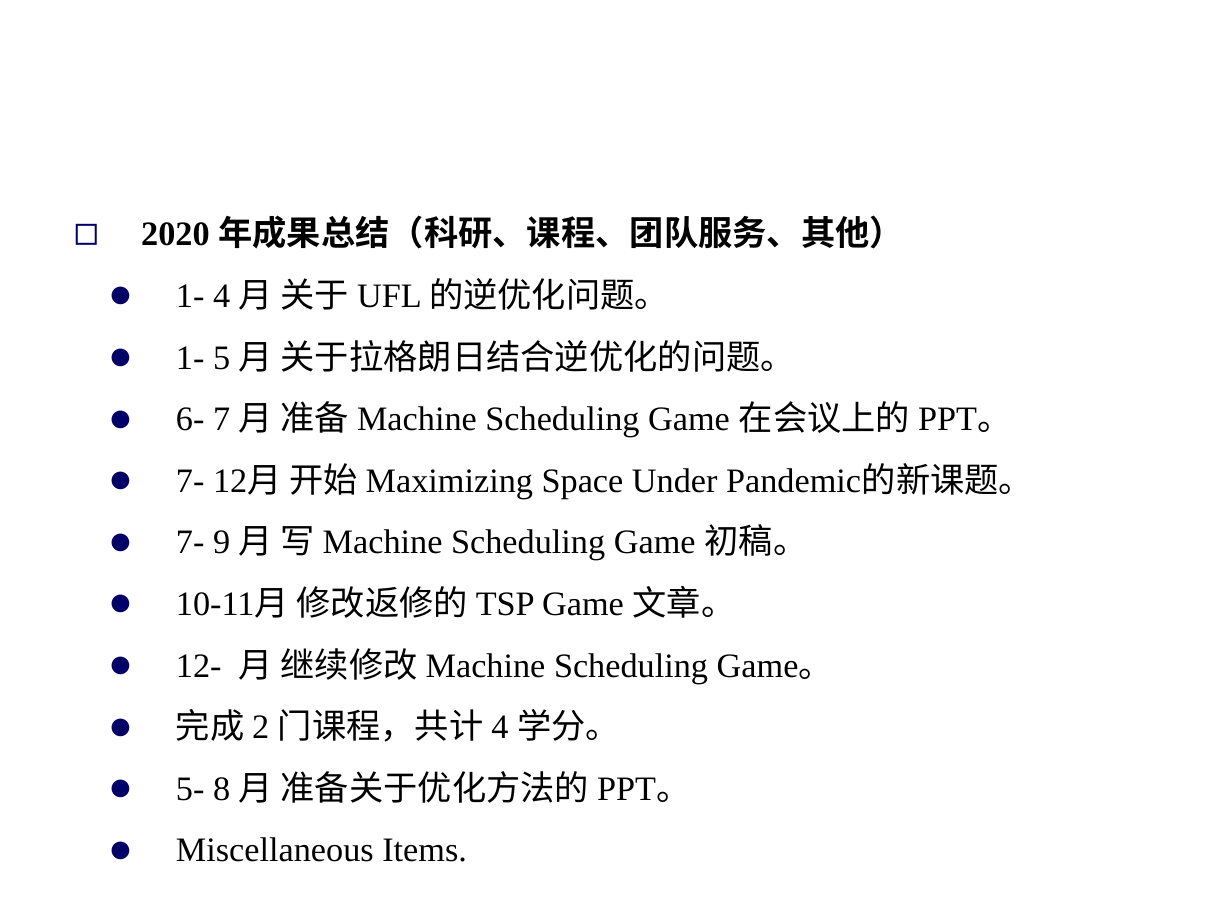
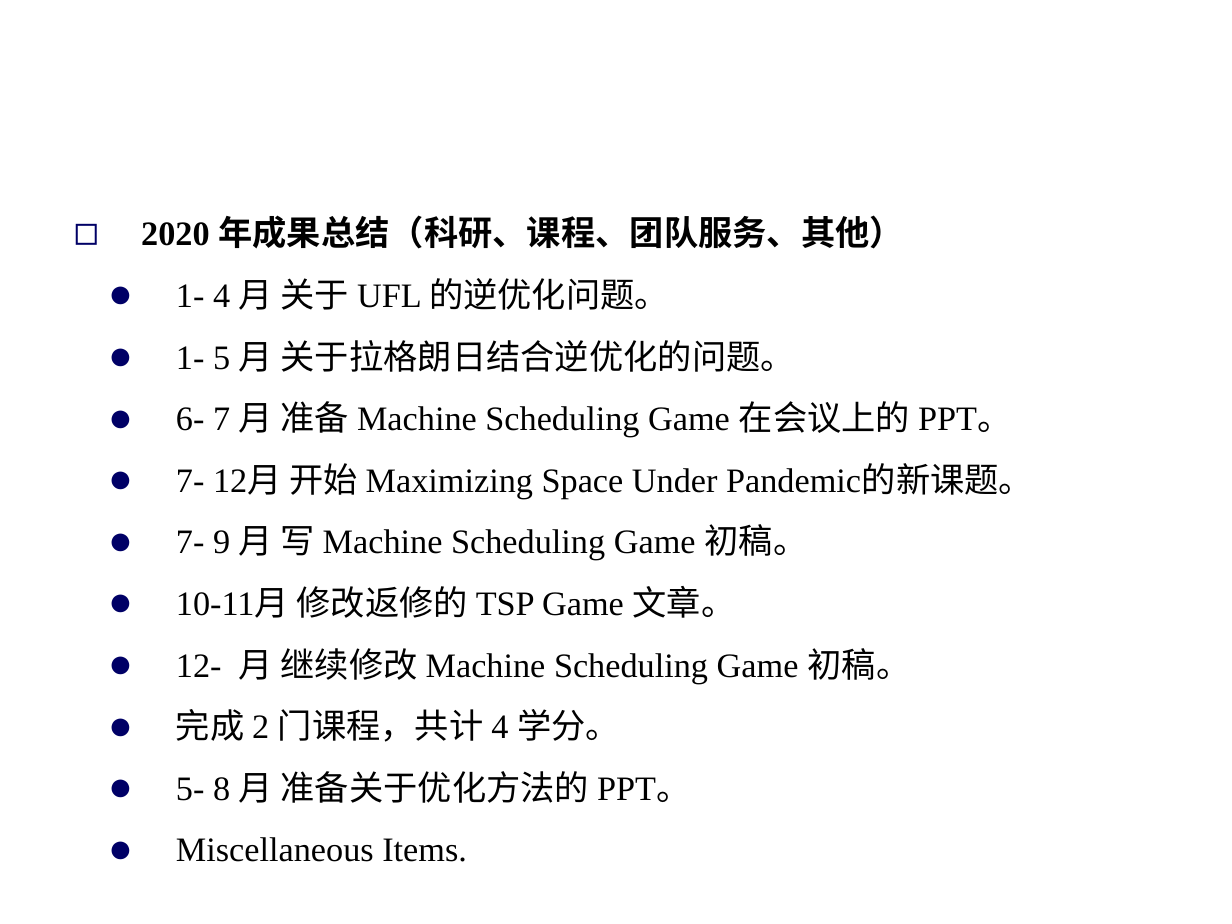
Before and after one commit to Dis-count/Writing, a slide deck: slide 2 of 2020年度总结lzk.ppt. Drawn at 1232x924 pixels with LibreOffice and Linux fonts; fonts in the diff are those of the drawing; background and template pictures are left out. Boxes give left, top, right and bottom in pixels: in the first picture for what was removed or moved away, otherwise in the second. Text is boxed around its words. In the diff, an @@ line names an element or a change of style, - is before the commit and + after.

```diff
--- a/2020年度总结lzk.ppt
+++ b/2020年度总结lzk.ppt
@@ text at [176, 648, 910, 684]: text changed @@
-  ● 12- 月 继续修改 Machine Scheduling Game。
+  ● 12- 月 继续修改 Machine Scheduling Game 初稿。
```
Also in this commit, not shown: 1 other slide changed, 5 slides removed, 2 other files.
